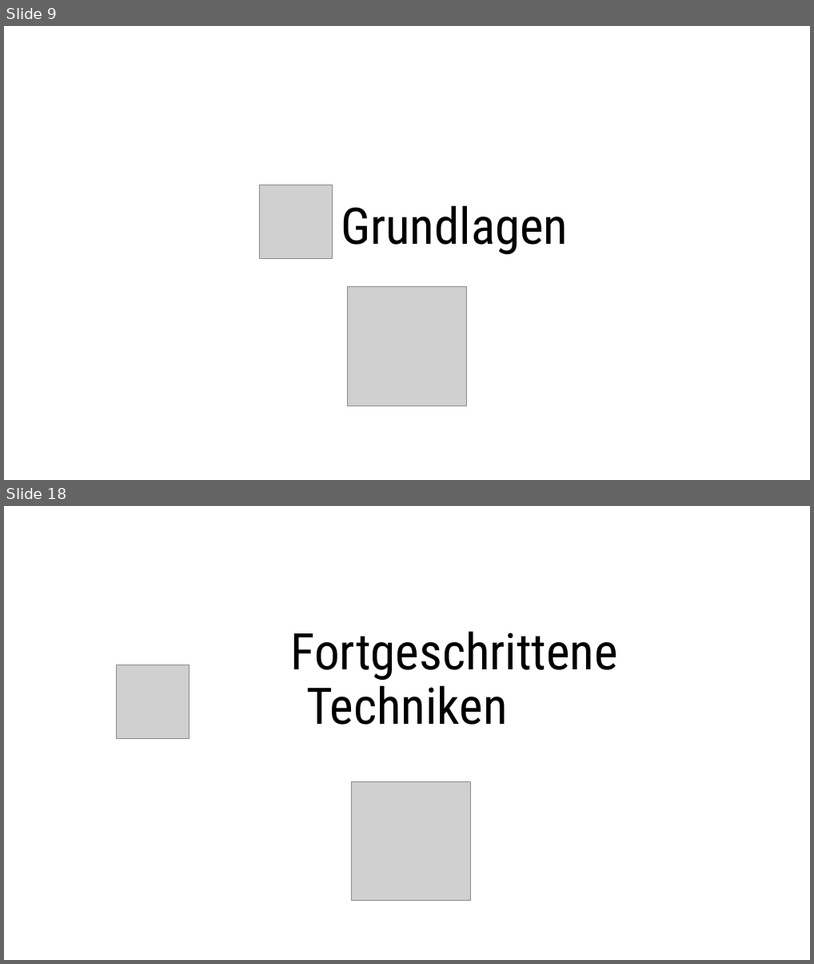
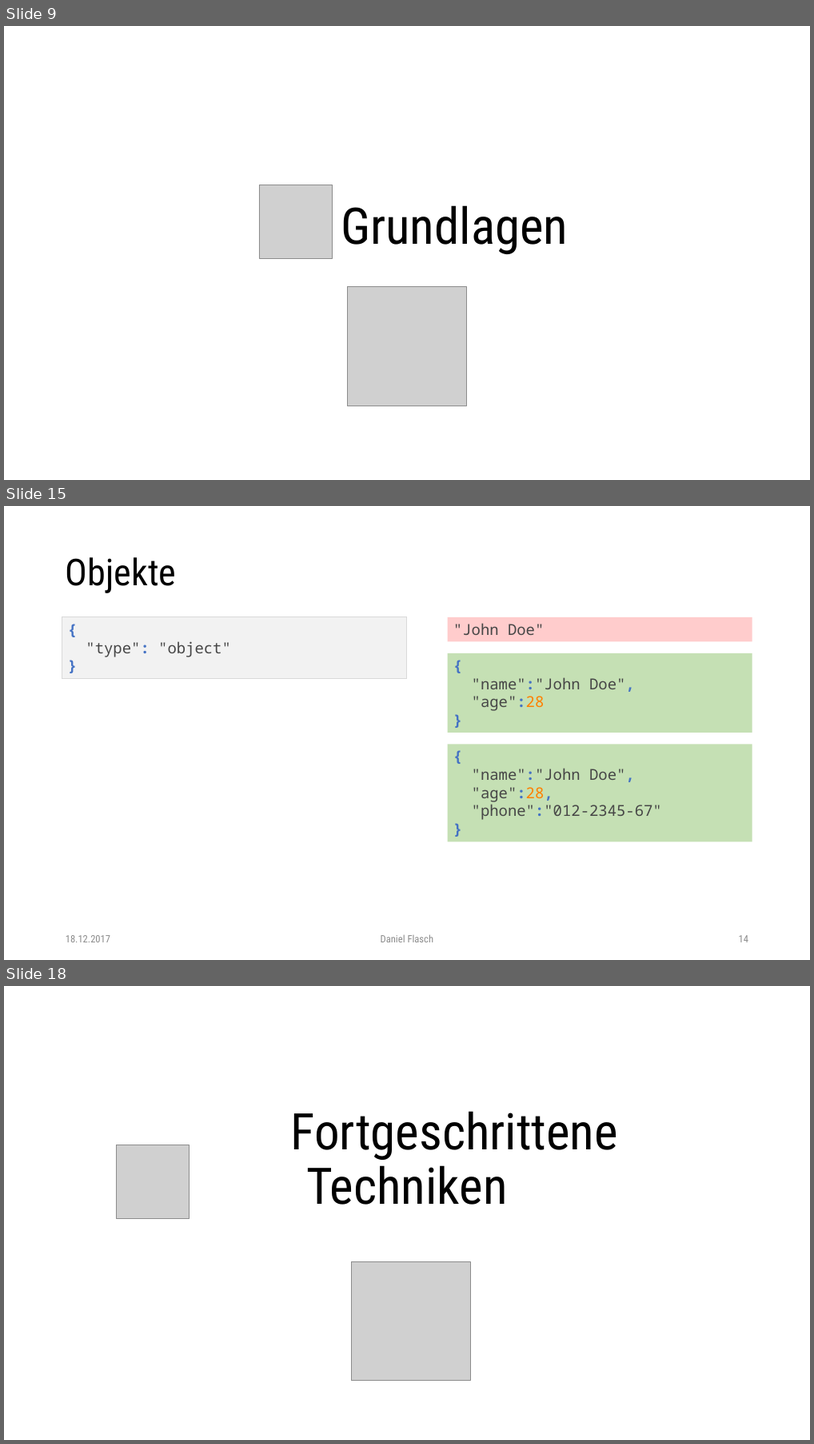
Before and after one commit to dflasch/jsonSchemaEdu, a slide deck: doc/json-schema.pptx. Shown one above the other, each under a label of ours: slides 9 and 18 before the commit, slides 9, 15 and 18 after it; the slides between them are not shown. The pictures are 814x964 and 814x1444 pixels, drawn with LibreOffice and Linux fonts; fonts in the diff are those of the drawing; grey boxes stand for pictures. Boxes give left, top, right and bottom in pixels: in the first picture for what was removed or moved away, otherwise in the second. Text is boxed around its words. In the diff, an @@ line names an element or a change of style, - is before the commit and + after.

```diff
--- a/doc/json-schema.pptx
+++ b/doc/json-schema.pptx
@@ slide 15 added at [4, 506, 810, 960], background #FFFFFF @@
@@ title added at [66, 557, 177, 593], 44 pt, text #000000 @@
+Objekte
@@ rectangle added at [62, 617, 407, 679], fill #F2F2F2, outline #D9D9D9 0.75 pt, 18 pt, text #464646 @@
+{
+"type": "object"
+}
@@ rectangle added at [448, 617, 753, 641], fill #FFCCCC, 18 pt, text #464646 @@
+"John Doe"
@@ rectangle added at [448, 653, 753, 732], fill #C5E0B4, 18 pt, text #464646 @@
+{
+"name":"John Doe",
+"age":28
+}
@@ rectangle added at [448, 744, 753, 842], fill #C5E0B4, 18 pt, text #464646 @@
+{
+"name":"John Doe",
+"age":28,
+"phone":"012-2345-67"
+}
@@ text added at [66, 935, 110, 942], 12 pt, text #8C8C8C @@
+18.12.2017
@@ text added at [381, 934, 434, 942], 12 pt, text #8C8C8C @@
+Daniel Flasch
@@ page number added at [739, 935, 749, 942], 12 pt, text #8C8C8C @@
+14
```
Also in this commit, not shown: 21 slides changed, 1 other file.
